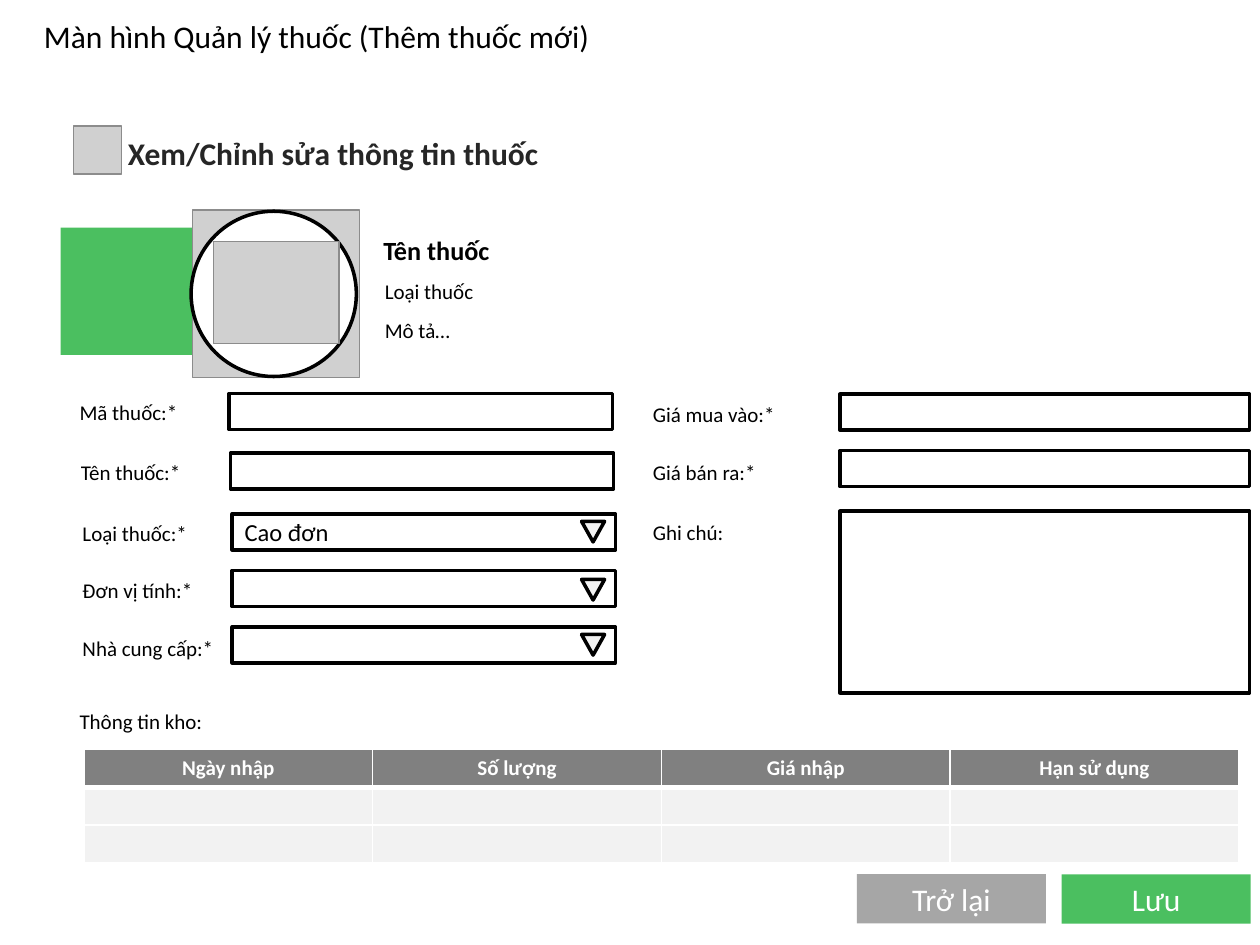
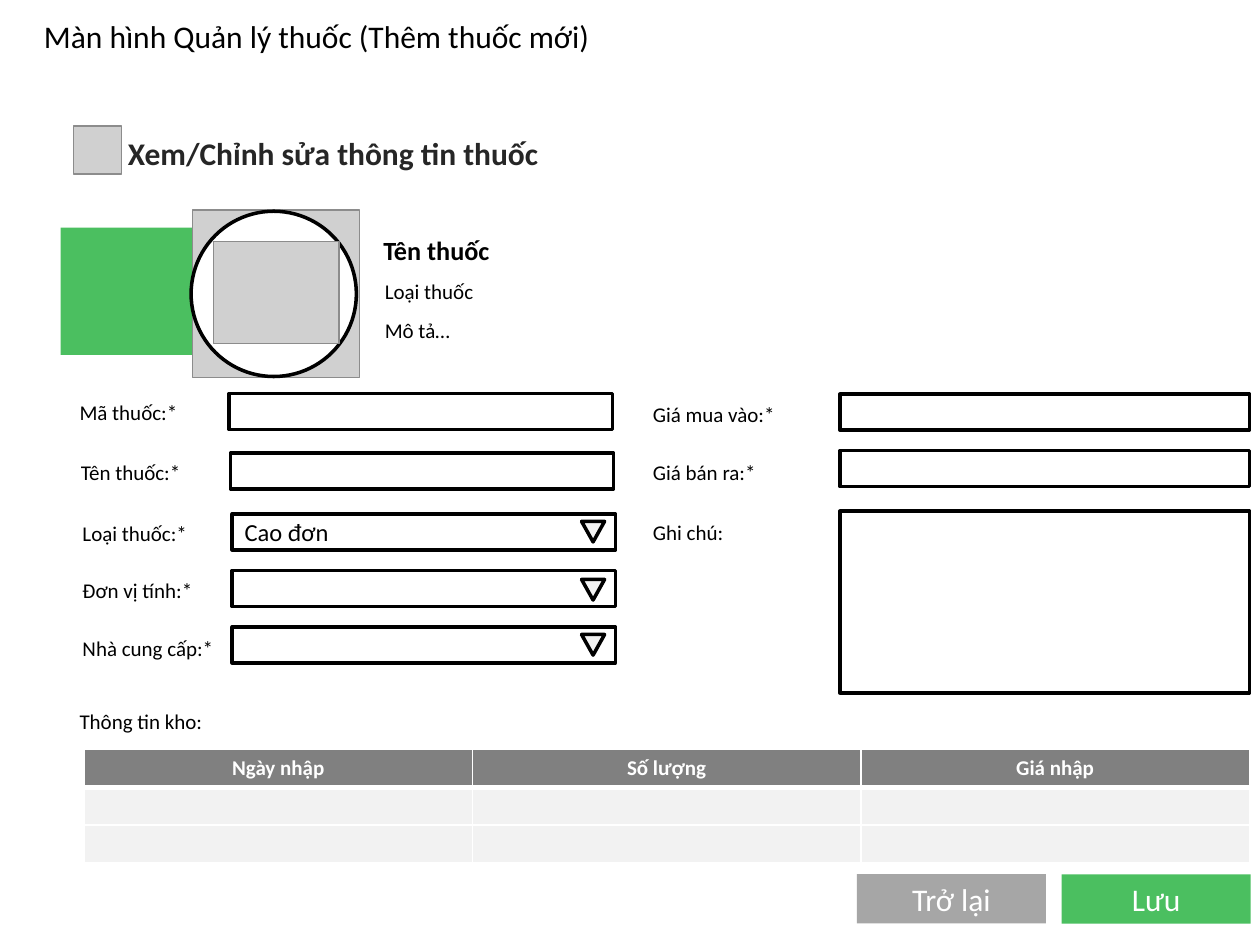
Before and after one commit to TrdHuy/Pharmacy, a slide deck: slide 9 of Pharmacy/UXUI/PagesUI.pptx. Drawn at 1260x945 pixels with LibreOffice and Linux fonts; fonts in the diff are those of the drawing; grey boxes stand for pictures; background and template pictures are left out. Boxes give left, top, right and bottom in pixels: in the first picture for what was removed or moved away, otherwise in the second. Text is boxed around its words. In the diff, an @@ line names an element or a change of style, - is before the commit and + after.

Commit message:
Implement ModifyMedicinePage, Update filter logic of MedicineManagementPage, Update UI
Works:
- Implement ModifyMedicinePage
- Update filter logic of MedicineManagementPage (using Predicate)
- Remove Exp column of Warehouse (ModifyMedicinePage, WarehouseManagement)

```diff
--- a/Pharmacy/UXUI/PagesUI.pptx
+++ b/Pharmacy/UXUI/PagesUI.pptx
@@ table at (84,750,1249,863) @@
-column 4: Hạn sử dụng |  | 
@@ table: place and size @@
-table at (84,750,1239,863)
+table at (84,750,1249,863)
```
Also in this commit, not shown: 2 other slides changed, 34 other files.
